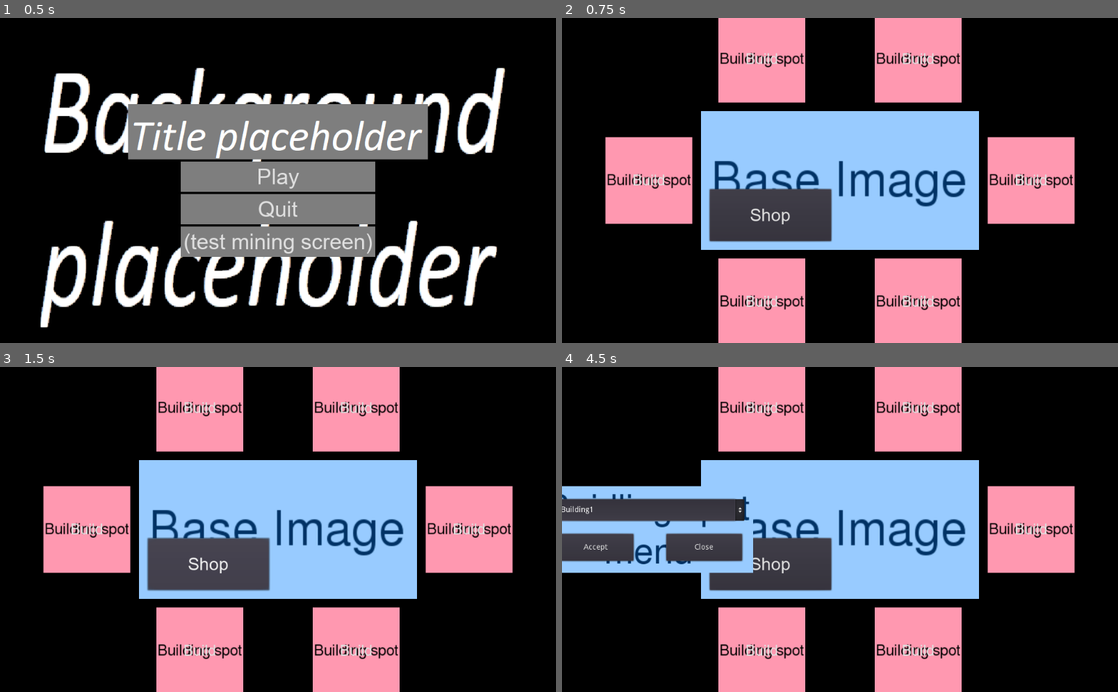
Above: before the commit, frames 1-4 (two rows, left to right).
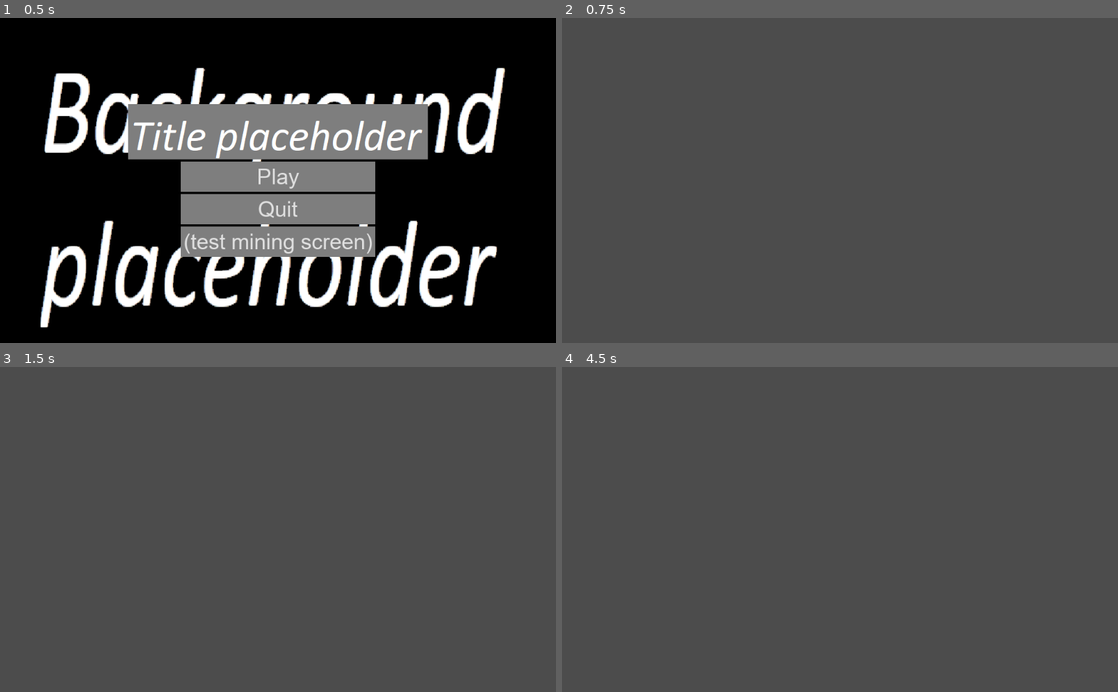
Above: after the commit, the same moments.

Repository: VB-s-game-dev-team/teraformer-game
Game: Godot game, scene res://MainScene.tscn
Two runs of this game, one before a commit and one after it. Both use one fixed random seed, a clock stepped at 60 frames per second and the inputs below.
Inputs (mouse positions are in pixels of both pictures, inside the frame that each line leads up to):
- Up to frame 1 (0.5 s): no input
- Up to frame 2 (0.75 s): click "Play" at 0.5 s
- Up to frame 3 (1.5 s): click (211, 565) at 1.25 s, where only the run before the commit has a clickable "Shop"
- Up to frame 4 (4.5 s): click "Build" at 2 s; click "Accept" at 2.75 s; click "Accept" at 3.5 s; click "Building1" at 4.25 s

Frame 1 is identical in both runs. In frame 2, 96% of the frame differs, in the area x 0-100%, y 0-100%; in frame 3, 96%; in frame 4, 94%.
Error before the commit: Invalid get index 'cosmic_credits_count' (on base: 'Nil'). (res://Planet/building_spot/building_spot.gd:52)
Error after the commit: Attempt to call function 'rotate' in base 'null instance' on a null instance. (res://Planet/Planet.gd:22)

Commit message:
AJhgbavHJVsbjvsabvjk

Diff:
--- a/Planet/Planet.gd
+++ b/Planet/Planet.gd
@@ -3,8 +3,8 @@
 onready var _global_stuff: GlobalStuff
 
 # Rotation variables
-onready var PlanetRotationNode = $PlanetRotationNode
-onready var ResourcesBar = $ResourcesBar
+onready var PlanetRotationNode = $MainContaner/PlanetContainer/ViewportContainer/Viewport/PlanetRotationNode
+onready var ResourcesBar = $MainContainer/Header/ResourcesBar
 var _planet_rotation_speed := 1.0
 var _planet_rotation_direction := 0
 var _planet_rotation_duration := 750.0
--- a/Planet/Planet.tscn
+++ b/Planet/Planet.tscn
@@ -8,30 +8,83 @@
 [ext_resource path="res://Planet/Planet.gd" type="Script" id=6]
 [ext_resource path="res://resources_bar/resources_bar.tscn" type="PackedScene" id=7]
 [ext_resource path="res://Planet/building_spot/building_spot.tscn" type="PackedScene" id=8]
+[ext_resource path="res://global_graphics/game_theme.tres" type="Theme" id=9]
 
 [sub_resource type="DynamicFont" id=1]
 size = 32
 font_data = ExtResource( 3 )
 
-[node name="Planet" type="Control"]
+[node name="Planet" type="MarginContainer"]
 margin_left = -1152.0
 margin_top = -1152.0
 margin_right = 1152.0
 margin_bottom = 1152.0
+theme = ExtResource( 9 )
 script = ExtResource( 6 )
 __meta__ = {
 "_edit_use_anchors_": false
 }
 
-[node name="PlanetRotationNode" type="Node2D" parent="."]
-position = Vector2( 1152, 1152 )
+[node name="MainContainer" type="VBoxContainer" parent="."]
+margin_right = 2304.0
+margin_bottom = 2304.0
+size_flags_vertical = 3
+
+[node name="Header" type="HBoxContainer" parent="MainContainer"]
+margin_right = 2304.0
+margin_bottom = 56.0
+custom_constants/separation = 0
+__meta__ = {
+"_edit_use_anchors_": false
+}
+
+[node name="ResourcesBar" parent="MainContainer/Header" instance=ExtResource( 7 )]
+margin_right = 2098.0
+margin_bottom = 56.0
+size_flags_horizontal = 3
+
+[node name="MainMenuButton" type="Button" parent="MainContainer/Header"]
+margin_left = 2098.0
+margin_right = 2304.0
+margin_bottom = 56.0
+text = "Main Menu"
+__meta__ = {
+"_edit_use_anchors_": false
+}
+
+[node name="PlanetContainer" type="HBoxContainer" parent="MainContainer"]
+margin_top = 60.0
+margin_right = 2304.0
+margin_bottom = 2304.0
+size_flags_vertical = 3
+custom_constants/separation = 0
+
+[node name="LeftRotateButton" type="Button" parent="MainContainer/PlanetContainer"]
+margin_right = 32.0
+margin_bottom = 2244.0
+text = "L"
+__meta__ = {
+"_edit_use_anchors_": false
+}
+
+[node name="ViewportContainer" type="ViewportContainer" parent="MainContainer/PlanetContainer"]
+margin_left = 32.0
+margin_right = 2265.0
+margin_bottom = 2244.0
+size_flags_horizontal = 3
+
+[node name="Viewport" type="Viewport" parent="MainContainer/PlanetContainer/ViewportContainer"]
+handle_input_locally = false
+render_target_update_mode = 3
+
+[node name="PlanetRotationNode" type="Node2D" parent="MainContainer/PlanetContainer/ViewportContainer/Viewport"]
 script = ExtResource( 2 )
 
-[node name="Background" type="Sprite" parent="PlanetRotationNode"]
+[node name="Background" type="Sprite" parent="MainContainer/PlanetContainer/ViewportContainer/Viewport/PlanetRotationNode"]
 scale = Vector2( 4.4, 4.4 )
 texture = ExtResource( 1 )
 
-[node name="Base" type="Control" parent="PlanetRotationNode"]
+[node name="Base" type="Control" parent="MainContainer/PlanetContainer/ViewportContainer/Viewport/PlanetRotationNode"]
 margin_left = -256.0
 margin_top = -896.0
 margin_right = 256.0
@@ -40,7 +93,7 @@
 "_edit_use_anchors_": false
 }
 
-[node name="BaseTexture" type="TextureRect" parent="PlanetRotationNode/Base"]
+[node name="BaseTexture" type="TextureRect" parent="MainContainer/PlanetContainer/ViewportContainer/Viewport/PlanetRotationNode/Base"]
 margin_right = 512.0
 margin_bottom = 256.0
 texture = ExtResource( 4 )
@@ -49,7 +102,7 @@
 "_edit_use_anchors_": false
 }
 
-[node name="ShopButton" type="Button" parent="PlanetRotationNode/Base"]
+[node name="ShopButton" type="Button" parent="MainContainer/PlanetContainer/ViewportContainer/Viewport/PlanetRotationNode/Base"]
 margin_left = 16.0
 margin_top = 144.0
 margin_right = 240.0
@@ -60,7 +113,7 @@
 "_edit_use_anchors_": false
 }
 
-[node name="MineStation" type="Control" parent="PlanetRotationNode"]
+[node name="MineStation" type="Control" parent="MainContainer/PlanetContainer/ViewportContainer/Viewport/PlanetRotationNode"]
 margin_left = -896.0
 margin_top = 128.0
 margin_right = -640.0
@@ -70,7 +123,7 @@
 "_edit_use_anchors_": false
 }
 
-[node name="MineTexture" type="TextureRect" parent="PlanetRotationNode/MineStation"]
+[node name="MineTexture" type="TextureRect" parent="MainContainer/PlanetContainer/ViewportContainer/Viewport/PlanetRotationNode/MineStation"]
 margin_top = -3.05176e-05
 margin_right = 256.0
 margin_bottom = 256.0
@@ -80,7 +133,7 @@
 "_edit_use_anchors_": false
 }
 
-[node name="MineButton" type="Button" parent="PlanetRotationNode/MineStation"]
+[node name="MineButton" type="Button" parent="MainContainer/PlanetContainer/ViewportContainer/Viewport/PlanetRotationNode/MineStation"]
 margin_right = 256.0
 margin_bottom = 256.0
 custom_fonts/font = SubResource( 1 )
@@ -90,7 +143,7 @@
 "_edit_use_anchors_": false
 }
 
-[node name="BattleStation" type="Control" parent="PlanetRotationNode"]
+[node name="BattleStation" type="Control" parent="MainContainer/PlanetContainer/ViewportContainer/Viewport/PlanetRotationNode"]
 margin_left = 896.0
 margin_top = -128.0
 margin_right = 1152.0
@@ -100,7 +153,7 @@
 "_edit_use_anchors_": false
 }
 
-[node name="BattleTexture" type="TextureRect" parent="PlanetRotationNode/BattleStation"]
+[node name="BattleTexture" type="TextureRect" parent="MainContainer/PlanetContainer/ViewportContainer/Viewport/PlanetRotationNode/BattleStation"]
 margin_top = -3.05176e-05
 margin_right = 256.0
 margin_bottom = 256.0
@@ -110,7 +163,7 @@
 "_edit_use_anchors_": false
 }
 
-[node name="BattleButton" type="Button" parent="PlanetRotationNode/BattleStation"]
+[node name="BattleButton" type="Button" parent="MainContainer/PlanetContainer/ViewportContainer/Viewport/PlanetRotationNode/BattleStation"]
 margin_right = 256.0
 margin_bottom = 256.0
 custom_fonts/font = SubResource( 1 )
@@ -120,7 +173,7 @@
 "_edit_use_anchors_": false
 }
 
-[node name="TRStation" type="Control" parent="PlanetRotationNode"]
+[node name="TRStation" type="Control" parent="MainContainer/PlanetContainer/ViewportContainer/Viewport/PlanetRotationNode"]
 margin_left = 128.0
 margin_top = 896.0
 margin_right = 384.0
@@ -130,7 +183,7 @@
 "_edit_use_anchors_": false
 }
 
-[node name="TRTexture" type="TextureRect" parent="PlanetRotationNode/TRStation"]
+[node name="TRTexture" type="TextureRect" parent="MainContainer/PlanetContainer/ViewportContainer/Viewport/PlanetRotationNode/TRStation"]
 margin_top = -3.05176e-05
 margin_right = 256.0
 margin_bottom = 256.0
@@ -140,7 +193,7 @@
 "_edit_use_anchors_": false
 }
 
-[node name="TRButton" type="Button" parent="PlanetRotationNode/TRStation"]
+[node name="TRButton" type="Button" parent="MainContainer/PlanetContainer/ViewportContainer/Viewport/PlanetRotationNode/TRStation"]
 margin_top = 6.10352e-05
 margin_right = 256.0
 margin_bottom = 256.0
@@ -151,177 +204,144 @@
 "_edit_use_anchors_": false
 }
 
-[node name="BuildingSpots" type="Node2D" parent="PlanetRotationNode"]
-
-[node name="BuildingSpot1" parent="PlanetRotationNode/BuildingSpots" instance=ExtResource( 8 )]
+[node name="BuildingSpots" type="Node2D" parent="MainContainer/PlanetContainer/ViewportContainer/Viewport/PlanetRotationNode"]
+
+[node name="BuildingSpot1" parent="MainContainer/PlanetContainer/ViewportContainer/Viewport/PlanetRotationNode/BuildingSpots" instance=ExtResource( 8 )]
 margin_left = -224.0
 margin_top = -1072.0
 margin_right = -64.0
 margin_bottom = -912.0
 
-[node name="BuildingSpot2" parent="PlanetRotationNode/BuildingSpots" instance=ExtResource( 8 )]
+[node name="BuildingSpot2" parent="MainContainer/PlanetContainer/ViewportContainer/Viewport/PlanetRotationNode/BuildingSpots" instance=ExtResource( 8 )]
 margin_left = -432.0
 margin_top = -848.0
 margin_right = -272.0
 margin_bottom = -688.0
 
-[node name="BuildingSpot3" parent="PlanetRotationNode/BuildingSpots" instance=ExtResource( 8 )]
+[node name="BuildingSpot3" parent="MainContainer/PlanetContainer/ViewportContainer/Viewport/PlanetRotationNode/BuildingSpots" instance=ExtResource( 8 )]
 margin_left = 64.0
 margin_top = -1072.0
 margin_right = 224.0
 margin_bottom = -912.0
 
-[node name="BuildingSpot4" parent="PlanetRotationNode/BuildingSpots" instance=ExtResource( 8 )]
+[node name="BuildingSpot4" parent="MainContainer/PlanetContainer/ViewportContainer/Viewport/PlanetRotationNode/BuildingSpots" instance=ExtResource( 8 )]
 margin_left = -224.0
 margin_top = -624.0
 margin_right = -64.0
 margin_bottom = -464.0
 
-[node name="BuildingSpot5" parent="PlanetRotationNode/BuildingSpots" instance=ExtResource( 8 )]
+[node name="BuildingSpot5" parent="MainContainer/PlanetContainer/ViewportContainer/Viewport/PlanetRotationNode/BuildingSpots" instance=ExtResource( 8 )]
 margin_left = 272.0
 margin_top = -848.0
 margin_right = 432.0
 margin_bottom = -688.0
 
-[node name="BuildingSpot6" parent="PlanetRotationNode/BuildingSpots" instance=ExtResource( 8 )]
+[node name="BuildingSpot6" parent="MainContainer/PlanetContainer/ViewportContainer/Viewport/PlanetRotationNode/BuildingSpots" instance=ExtResource( 8 )]
 margin_left = 64.0
 margin_top = -624.0
 margin_right = 224.0
 margin_bottom = -464.0
 
-[node name="BuildingSpot7" parent="PlanetRotationNode/BuildingSpots" instance=ExtResource( 8 )]
+[node name="BuildingSpot7" parent="MainContainer/PlanetContainer/ViewportContainer/Viewport/PlanetRotationNode/BuildingSpots" instance=ExtResource( 8 )]
 margin_left = 848.0
 margin_top = -304.0
 margin_right = 1008.0
 margin_bottom = -144.0
 rect_rotation = 90.0
 
-[node name="BuildingSpot8" parent="PlanetRotationNode/BuildingSpots" instance=ExtResource( 8 )]
+[node name="BuildingSpot8" parent="MainContainer/PlanetContainer/ViewportContainer/Viewport/PlanetRotationNode/BuildingSpots" instance=ExtResource( 8 )]
 margin_left = 1072.0
 margin_top = -80.0
 margin_right = 1232.0
 margin_bottom = 80.0
 rect_rotation = 90.0
 
-[node name="BuildingSpot9" parent="PlanetRotationNode/BuildingSpots" instance=ExtResource( 8 )]
+[node name="BuildingSpot9" parent="MainContainer/PlanetContainer/ViewportContainer/Viewport/PlanetRotationNode/BuildingSpots" instance=ExtResource( 8 )]
 margin_left = 848.0
 margin_top = 144.0
 margin_right = 1008.0
 margin_bottom = 304.0
 rect_rotation = 90.0
 
-[node name="BuildingSpot10" parent="PlanetRotationNode/BuildingSpots" instance=ExtResource( 8 )]
+[node name="BuildingSpot10" parent="MainContainer/PlanetContainer/ViewportContainer/Viewport/PlanetRotationNode/BuildingSpots" instance=ExtResource( 8 )]
 margin_left = 624.0
 margin_top = -80.0
 margin_right = 784.0
 margin_bottom = 80.0
 rect_rotation = 90.0
 
-[node name="BuildingSpot11" parent="PlanetRotationNode/BuildingSpots" instance=ExtResource( 8 )]
+[node name="BuildingSpot11" parent="MainContainer/PlanetContainer/ViewportContainer/Viewport/PlanetRotationNode/BuildingSpots" instance=ExtResource( 8 )]
 margin_left = 304.0
 margin_top = 848.0
 margin_right = 464.0
 margin_bottom = 1008.0
 rect_rotation = 180.0
 
-[node name="BuildingSpot12" parent="PlanetRotationNode/BuildingSpots" instance=ExtResource( 8 )]
+[node name="BuildingSpot12" parent="MainContainer/PlanetContainer/ViewportContainer/Viewport/PlanetRotationNode/BuildingSpots" instance=ExtResource( 8 )]
 margin_left = 80.0
 margin_top = 1072.0
 margin_right = 240.0
 margin_bottom = 1232.0
 rect_rotation = 180.0
 
-[node name="BuildingSpot13" parent="PlanetRotationNode/BuildingSpots" instance=ExtResource( 8 )]
+[node name="BuildingSpot13" parent="MainContainer/PlanetContainer/ViewportContainer/Viewport/PlanetRotationNode/BuildingSpots" instance=ExtResource( 8 )]
 margin_left = -144.0
 margin_top = 848.0
 margin_right = 16.0
 margin_bottom = 1008.0
 rect_rotation = 180.0
 
-[node name="BuildingSpot14" parent="PlanetRotationNode/BuildingSpots" instance=ExtResource( 8 )]
+[node name="BuildingSpot14" parent="MainContainer/PlanetContainer/ViewportContainer/Viewport/PlanetRotationNode/BuildingSpots" instance=ExtResource( 8 )]
 margin_left = 80.0
 margin_top = 624.0
 margin_right = 240.0
 margin_bottom = 784.0
 rect_rotation = 180.0
 
-[node name="BuildingSpot15" parent="PlanetRotationNode/BuildingSpots" instance=ExtResource( 8 )]
+[node name="BuildingSpot15" parent="MainContainer/PlanetContainer/ViewportContainer/Viewport/PlanetRotationNode/BuildingSpots" instance=ExtResource( 8 )]
 margin_left = -848.0
 margin_top = 304.0
 margin_right = -688.0
 margin_bottom = 464.0
 rect_rotation = -90.0
 
-[node name="BuildingSpot16" parent="PlanetRotationNode/BuildingSpots" instance=ExtResource( 8 )]
+[node name="BuildingSpot16" parent="MainContainer/PlanetContainer/ViewportContainer/Viewport/PlanetRotationNode/BuildingSpots" instance=ExtResource( 8 )]
 margin_left = -624.0
 margin_top = 80.0
 margin_right = -464.0
 margin_bottom = 240.0
 rect_rotation = -90.0
 
-[node name="BuildingSpot17" parent="PlanetRotationNode/BuildingSpots" instance=ExtResource( 8 )]
+[node name="BuildingSpot17" parent="MainContainer/PlanetContainer/ViewportContainer/Viewport/PlanetRotationNode/BuildingSpots" instance=ExtResource( 8 )]
 margin_left = -1072.0
 margin_top = 80.0
 margin_right = -912.0
 margin_bottom = 240.0
 rect_rotation = -90.0
 
-[node name="BuildingSpot18" parent="PlanetRotationNode/BuildingSpots" instance=ExtResource( 8 )]
+[node name="BuildingSpot18" parent="MainContainer/PlanetContainer/ViewportContainer/Viewport/PlanetRotationNode/BuildingSpots" instance=ExtResource( 8 )]
 margin_left = -848.0
 margin_top = -144.0
 margin_right = -688.0
 margin_bottom = 16.0
 rect_rotation = -90.0
 
-[node name="Camera2D" type="Camera2D" parent="."]
-position = Vector2( 1152, 384 )
+[node name="Camera2D" type="Camera2D" parent="MainContainer/PlanetContainer/ViewportContainer/Viewport"]
+position = Vector2( 0, -768 )
 current = true
 
-[node name="LeftRotateButton" type="Button" parent="."]
-anchor_left = 0.292
-anchor_top = 0.139
-anchor_right = 0.292
-anchor_bottom = 0.139
-margin_left = -144.768
-margin_top = -16.256
-margin_right = -80.7681
-margin_bottom = 143.744
-text = "L"
-__meta__ = {
-"_edit_use_anchors_": false
-}
-
-[node name="RightRotateButton" type="Button" parent="."]
-anchor_left = 0.292
-anchor_top = 0.139
-anchor_right = 0.292
-anchor_bottom = 0.139
-margin_left = 1039.23
-margin_top = -16.256
-margin_right = 1103.23
-margin_bottom = 143.744
+[node name="RightRotateButton" type="Button" parent="MainContainer/PlanetContainer"]
+margin_left = 2265.0
+margin_right = 2304.0
+margin_bottom = 2244.0
 text = "R"
 __meta__ = {
 "_edit_use_anchors_": false
 }
-
-[node name="ResourcesBar" parent="." instance=ExtResource( 7 )]
-margin_left = 464.0
-margin_right = 1872.0
-
-[node name="MainMenuButton" type="Button" parent="."]
-margin_left = 1656.0
-margin_top = 8.0
-margin_right = 1832.0
-margin_bottom = 56.0
-text = "Main Menu"
-__meta__ = {
-"_edit_use_anchors_": false
-}
-[connection signal="button_down" from="PlanetRotationNode/Base/ShopButton" to="." method="_on_ShopButton_button_down"]
-[connection signal="button_down" from="PlanetRotationNode/MineStation/MineButton" to="." method="_on_MineButton_button_down"]
-[connection signal="button_down" from="PlanetRotationNode/BattleStation/BattleButton" to="." method="_on_BattleButton_button_down"]
-[connection signal="button_down" from="PlanetRotationNode/TRStation/TRButton" to="." method="_on_TRButton_button_down"]
-[connection signal="button_up" from="LeftRotateButton" to="." method="_on_LeftRotateButton_button_up"]
-[connection signal="button_up" from="RightRotateButton" to="." method="_on_RightRotateButton_button_up"]
-[connection signal="button_up" from="MainMenuButton" to="." method="_on_MainMenuButton_button_up"]
+[connection signal="button_up" from="MainContainer/Header/MainMenuButton" to="." method="_on_MainMenuButton_button_up"]
+[connection signal="button_up" from="MainContainer/PlanetContainer/LeftRotateButton" to="." method="_on_LeftRotateButton_button_up"]
+[connection signal="button_down" from="MainContainer/PlanetContainer/ViewportContainer/Viewport/PlanetRotationNode/Base/ShopButton" to="." method="_on_ShopButton_button_down"]
+[connection signal="button_down" from="MainContainer/PlanetContainer/ViewportContainer/Viewport/PlanetRotationNode/MineStation/MineButton" to="." method="_on_MineButton_button_down"]
+[connection signal="button_down" from="MainContainer/PlanetContainer/ViewportContainer/Viewport/PlanetRotationNode/BattleStation/BattleButton" to="." method="_on_BattleButton_button_down"]
+[connection signal="button_down" from="MainContainer/PlanetContainer/ViewportContainer/Viewport/PlanetRotationNode/TRStation/TRButton" to="." method="_on_TRButton_button_down"]
+[connection signal="button_up" from="MainContainer/PlanetContainer/RightRotateButton" to="." method="_on_RightRotateButton_button_up"]
--- a/resources_bar/resources_bar.tscn
+++ b/resources_bar/resources_bar.tscn
@@ -31,13 +31,17 @@
 [node name="MarginContainer" type="MarginContainer" parent="."]
 margin_right = 1408.0
 margin_bottom = 80.0
+size_flags_horizontal = 3
+custom_constants/margin_right = 24
+custom_constants/margin_left = 100
 
 [node name="LabelContainer" type="HBoxContainer" parent="MarginContainer"]
-margin_right = 1408.0
+margin_left = 100.0
+margin_right = 1384.0
 margin_bottom = 80.0
 
 [node name="CosmicCreditsLabel" type="RichTextLabel" parent="MarginContainer/LabelContainer"]
-margin_right = 152.0
+margin_right = 139.0
 margin_bottom = 80.0
 size_flags_horizontal = 3
 custom_fonts/normal_font = SubResource( 1 )
@@ -47,8 +51,8 @@
 }
 
 [node name="CosmicCreditsValue" type="RichTextLabel" parent="MarginContainer/LabelContainer"]
-margin_left = 156.0
-margin_right = 308.0
+margin_left = 143.0
+margin_right = 282.0
 margin_bottom = 80.0
 size_flags_horizontal = 3
 custom_fonts/normal_font = SubResource( 1 )
@@ -58,8 +62,8 @@
 }
 
 [node name="StarDustLabel" type="RichTextLabel" parent="MarginContainer/LabelContainer"]
-margin_left = 312.0
-margin_right = 464.0
+margin_left = 286.0
+margin_right = 425.0
 margin_bottom = 80.0
 size_flags_horizontal = 3
 custom_fonts/normal_font = SubResource( 1 )
@@ -69,8 +73,8 @@
 }
 
 [node name="StarDustValue" type="RichTextLabel" parent="MarginContainer/LabelContainer"]
-margin_left = 468.0
-margin_right = 620.0
+margin_left = 429.0
+margin_right = 568.0
 margin_bottom = 80.0
 size_flags_horizontal = 3
 custom_fonts/normal_font = SubResource( 1 )
@@ -80,8 +84,8 @@
 }
 
 [node name="ResourcesLabel" type="RichTextLabel" parent="MarginContainer/LabelContainer"]
-margin_left = 624.0
-margin_right = 776.0
+margin_left = 572.0
+margin_right = 711.0
 margin_bottom = 80.0
 size_flags_horizontal = 3
 custom_fonts/normal_font = SubResource( 1 )
@@ -91,8 +95,8 @@
 }
 
 [node name="LevelLabel" type="RichTextLabel" parent="MarginContainer/LabelContainer"]
-margin_left = 780.0
-margin_right = 932.0
+margin_left = 715.0
+margin_right = 854.0
 margin_bottom = 80.0
 size_flags_horizontal = 3
 custom_fonts/normal_font = SubResource( 1 )
@@ -102,8 +106,8 @@
 }
 
 [node name="LevelValue" type="RichTextLabel" parent="MarginContainer/LabelContainer"]
-margin_left = 936.0
-margin_right = 1088.0
+margin_left = 858.0
+margin_right = 997.0
 margin_bottom = 80.0
 size_flags_horizontal = 3
 custom_fonts/normal_font = SubResource( 1 )
@@ -113,8 +117,8 @@
 }
 
 [node name="XPBar" type="RichTextLabel" parent="MarginContainer/LabelContainer"]
-margin_left = 1092.0
-margin_right = 1244.0
+margin_left = 1001.0
+margin_right = 1140.0
 margin_bottom = 80.0
 size_flags_horizontal = 3
 custom_fonts/normal_font = SubResource( 1 )
@@ -124,8 +128,8 @@
 }
 
 [node name="XPValue" type="RichTextLabel" parent="MarginContainer/LabelContainer"]
-margin_left = 1248.0
-margin_right = 1408.0
+margin_left = 1144.0
+margin_right = 1284.0
 margin_bottom = 80.0
 size_flags_horizontal = 3
 custom_fonts/normal_font = SubResource( 1 )
Not shown: 1 places in Planet/Planet.tscn that only renumber resources
